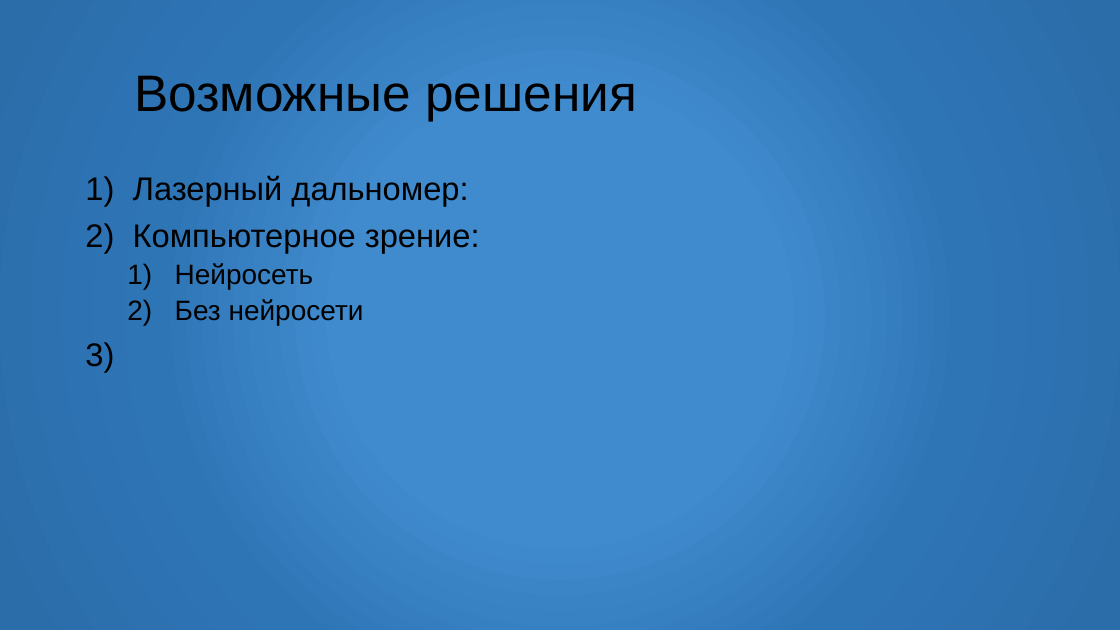
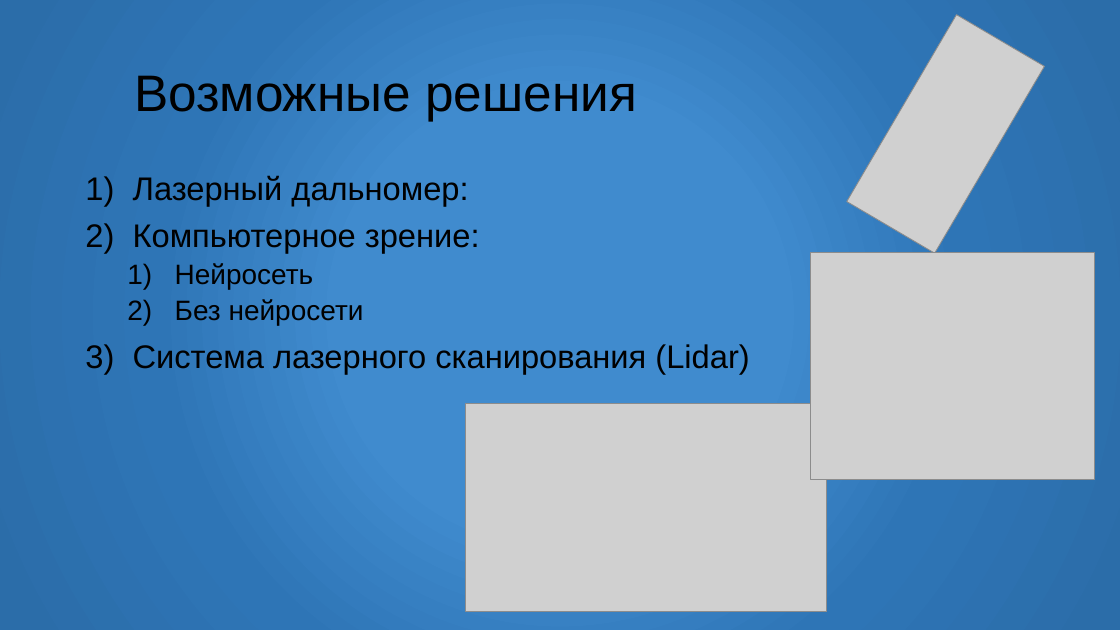
Before and after one commit to Ahimenes17/Airton-2024.10, a slide deck: slide 4 of Мастера Воздушного Кода.pptx. Drawn at 1120x630 pixels with LibreOffice and Linux fonts; fonts in the diff are those of the drawing; grey boxes stand for pictures; background and template pictures are left out. Boxes give left, top, right and bottom in pixels: in the first picture for what was removed or moved away, otherwise in the second. Text is boxed around its words. In the diff, an @@ line names an element or a change of style, - is before the commit and + after.

```diff
--- a/Мастера Воздушного Кода.pptx
+++ b/Мастера Воздушного Кода.pptx
@@ picture added at <box>847,14,1044,253</box> @@
@@ picture added at <box>811,252,1095,480</box> @@
@@ text at <box>133,344,749,374</box>: paragraph added @@
+3) Система лазерного сканирования (Lidar)
@@ picture added at <box>466,403,828,612</box> @@
```
Also in this commit, not shown: 7 other slides changed.
